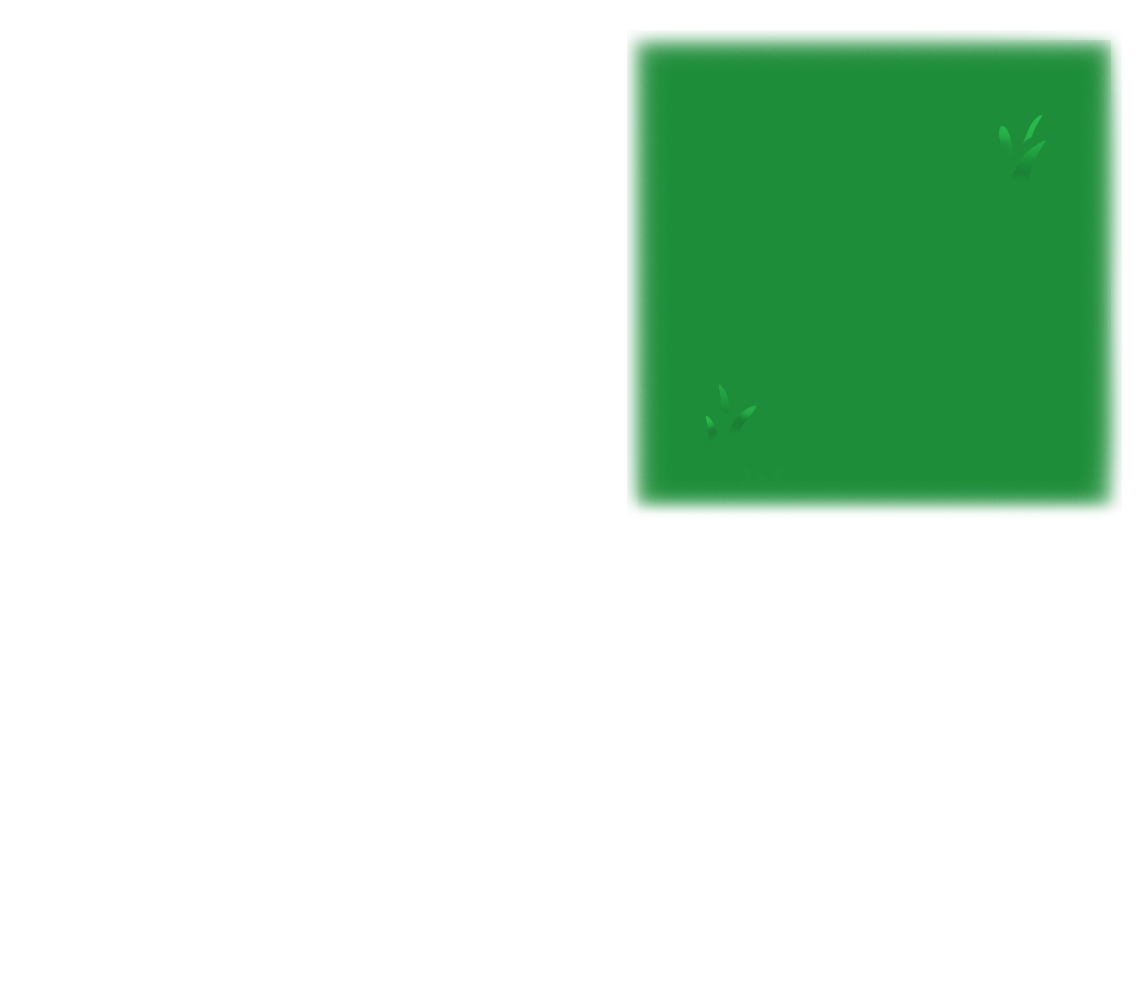
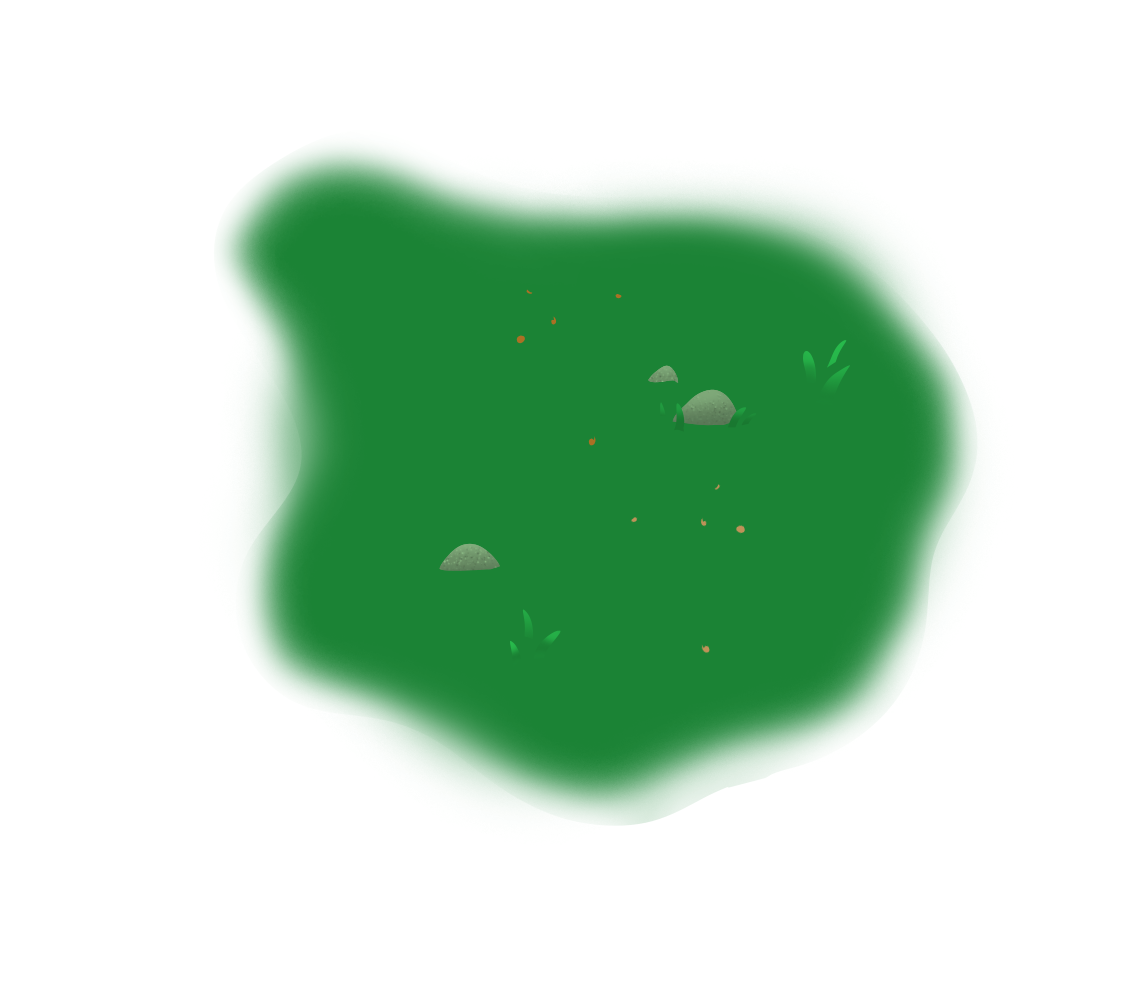
Layer changes from the first w=1144, h=1002 image to the second:
showed group "large" (11 layers) over [214, 130, 1018, 831]
hid group "TILE" (8 layers) over [214, 30, 1122, 717]
